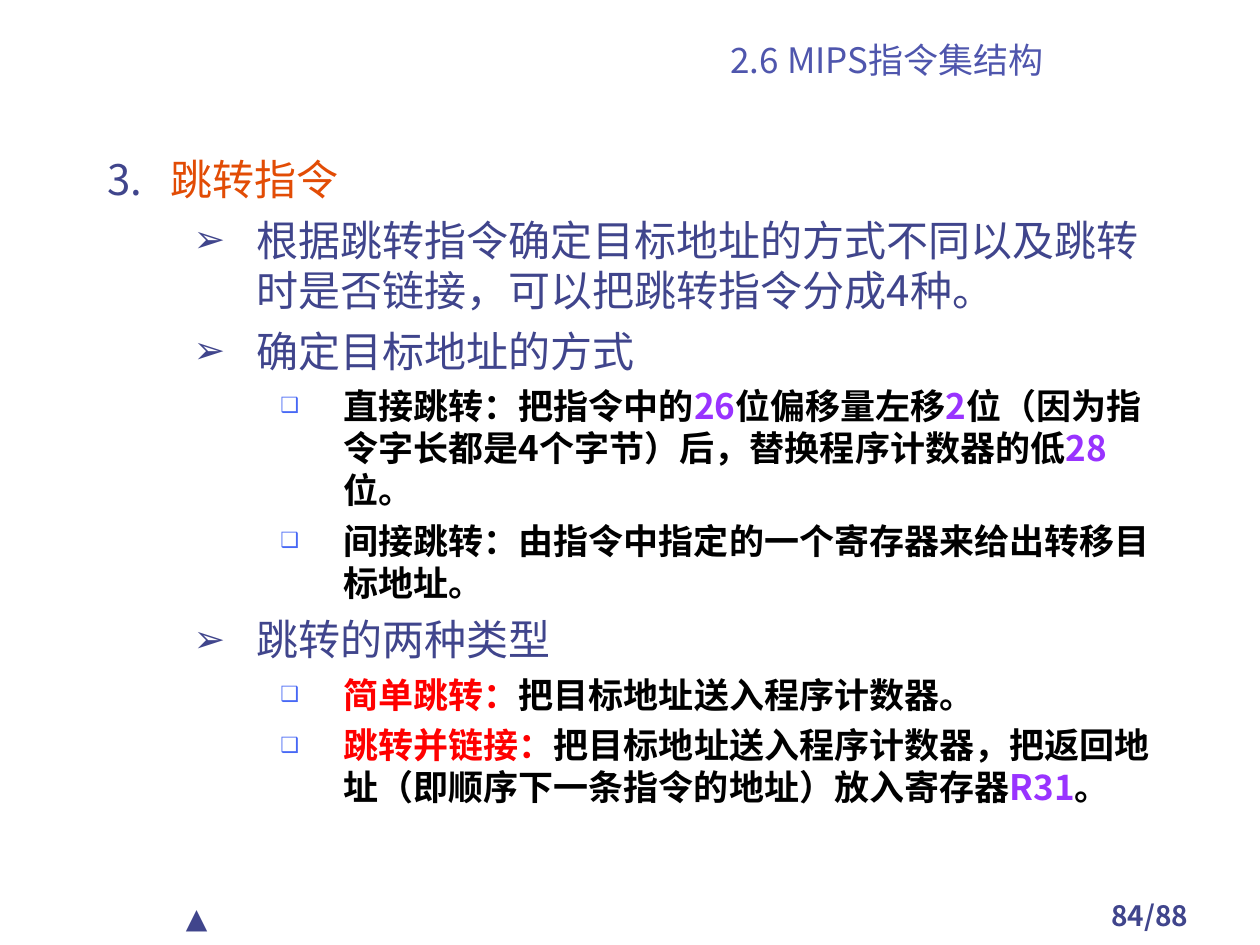
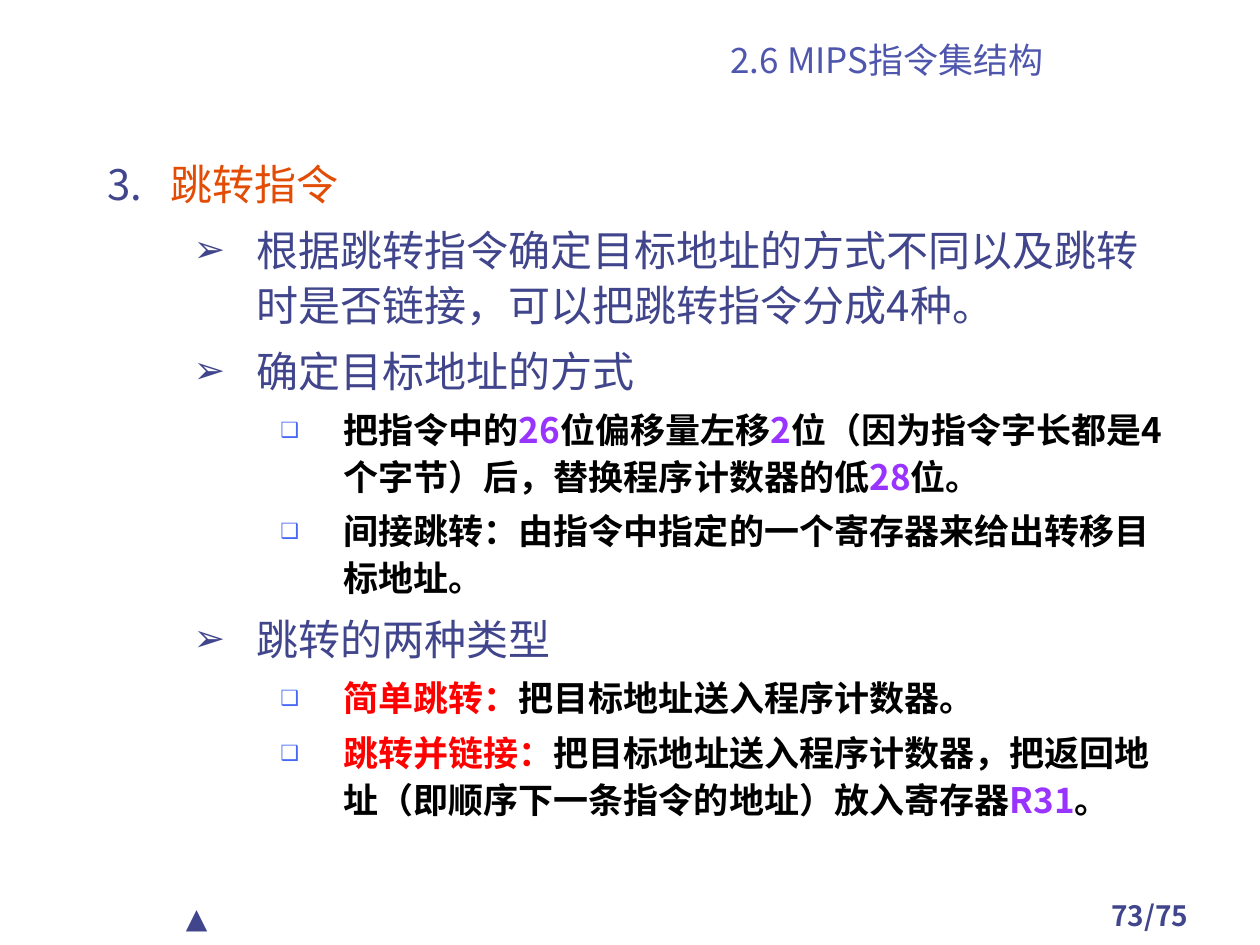
Before and after one commit to TangciuYueng/CA, a slide deck: slide 73 of 第2章 计算机指令集结构.ppt (slide 84 before the commit). Drawn at 1260x945 pixels with LibreOffice and Linux fonts; fonts in the diff are those of the drawing; background and template pictures are left out. Boxes give left, top, right and bottom in pixels: in the first picture for what was removed or moved away, otherwise in the second. Text is boxed around its words. In the diff, an @@ line names an element or a change of style, - is before the commit and + after.

```diff
--- a/第2章 计算机指令集结构.ppt
+++ b/第2章 计算机指令集结构.ppt
@@ text at bbox=[170, 164, 1150, 817]: line spacing 1 to 1.1 @@
@@ text at bbox=[343, 413, 1162, 495]: text changed @@
-    ❑ 直接跳转：把指令中的26位偏移量左移2位（因为指令字长都是4个字节）后，替换程序计数器的低28位。
+    ❑ 把指令中的26位偏移量左移2位（因为指令字长都是4个字节）后，替换程序计数器的低28位。
@@ page number at bbox=[1111, 903, 1188, 931]: text changed @@
-84/88
+73/75
```
Also in this commit, not shown: 47 other slides changed, 1 slide added, 13 slides removed, 17 other files.
